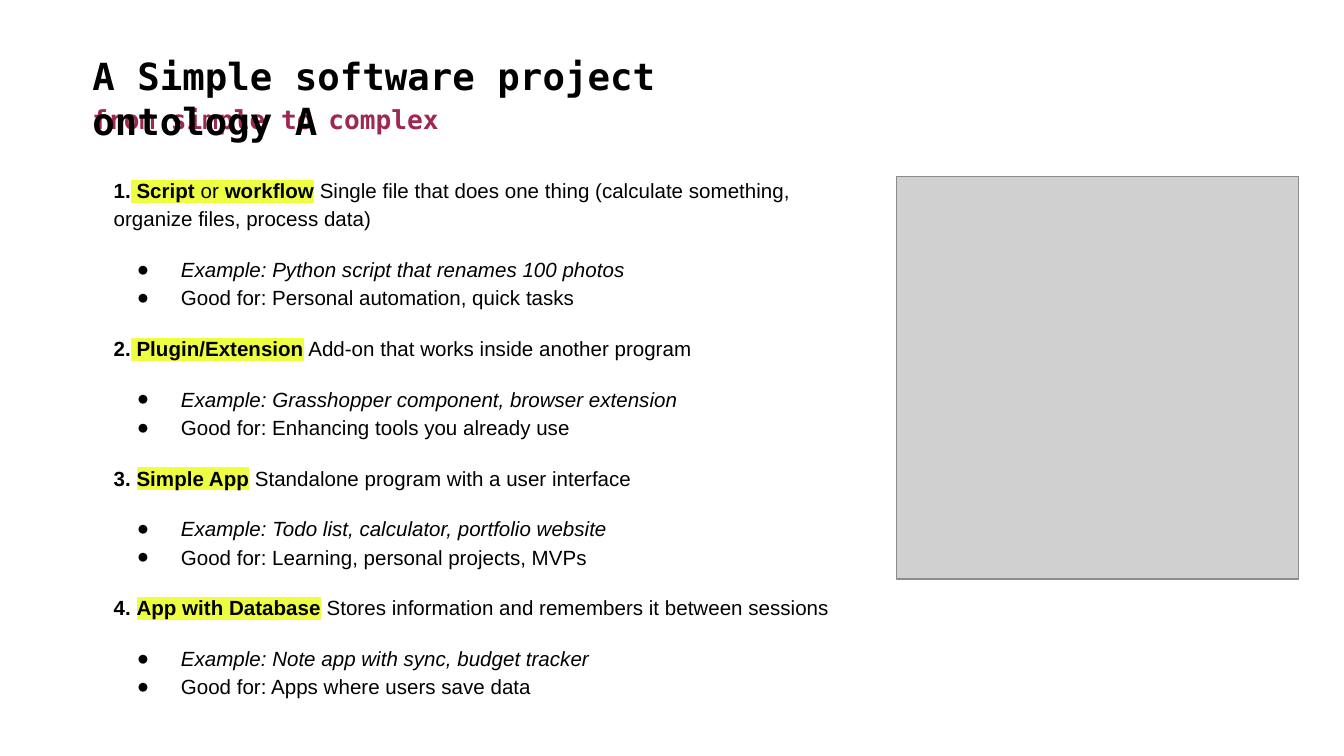
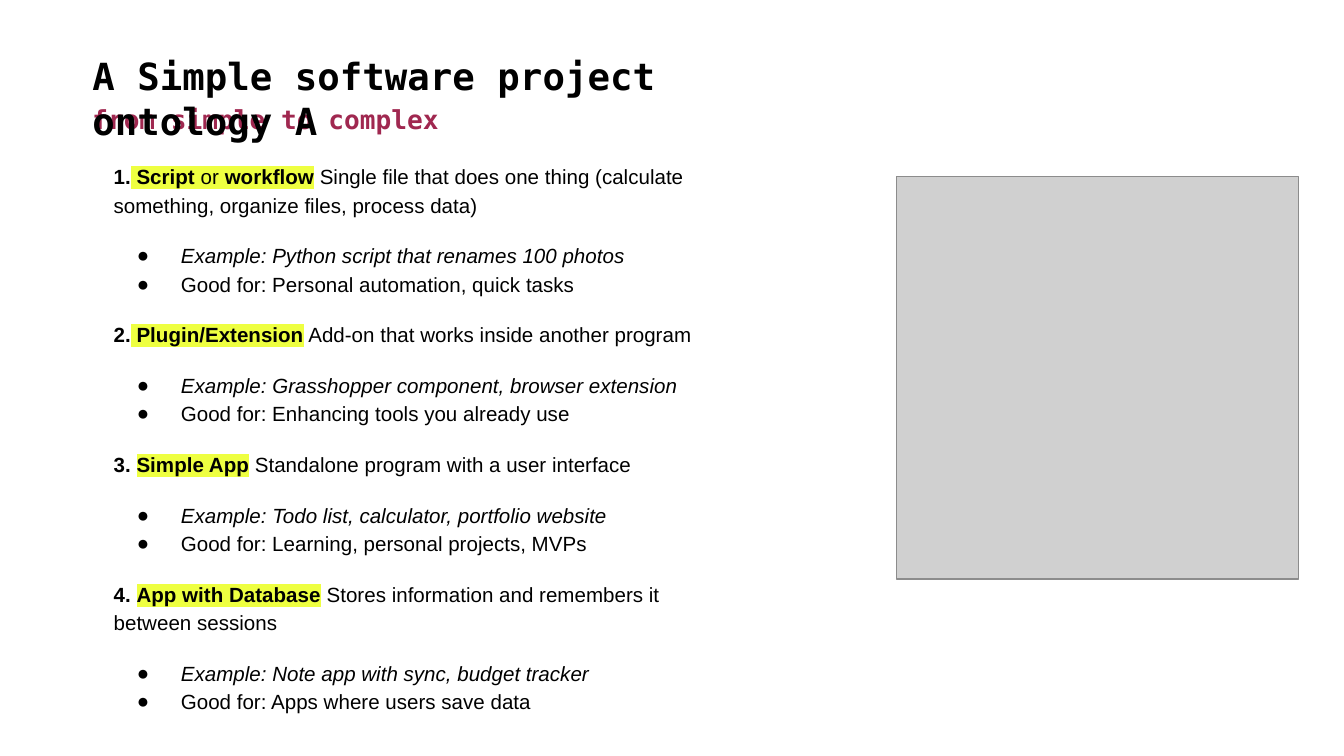
Before and after one commit to Chloe-hr/ai-methods-1-2026, a slide deck: slide 8 of hackathon/docs/slides/02_bring_your_model_online.pptx (slide 6 before the commit). Drawn at 1344x756 pixels with LibreOffice and Linux fonts; fonts in the diff are those of the drawing; grey boxes stand for pictures. Boxes give left, top, right and bottom in pixels: in the first picture for what was removed or moved away, otherwise in the second. Text is boxed around its words. In the diff, an @@ line names an element or a change of style, - is before the commit and + after.

```diff
--- a/hackathon/docs/slides/02_bring_your_model_online.pptx
+++ b/hackathon/docs/slides/02_bring_your_model_online.pptx
@@ text "1. Script or workflow Single ..." rewrapped from (x1=114, y1=183, x2=828, y2=699) to (x1=114, y1=169, x2=692, y2=714) @@
```
Also in this commit, not shown: 14 other slides changed, 2 slides added.
